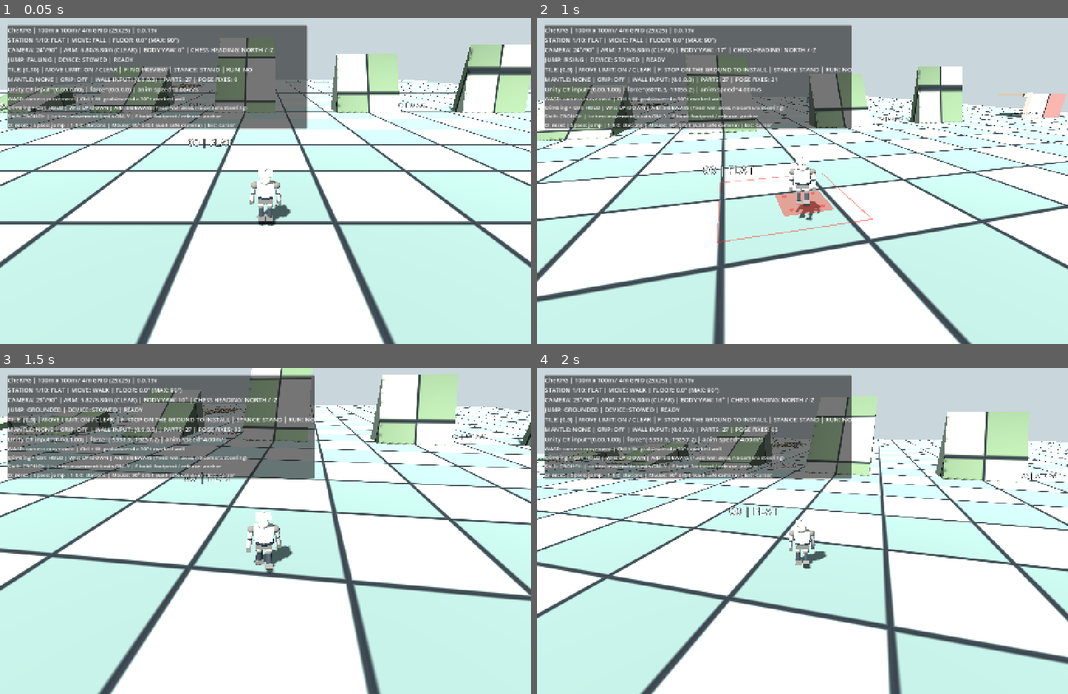
Above: before the commit, frames 1-4 (two rows, left to right).
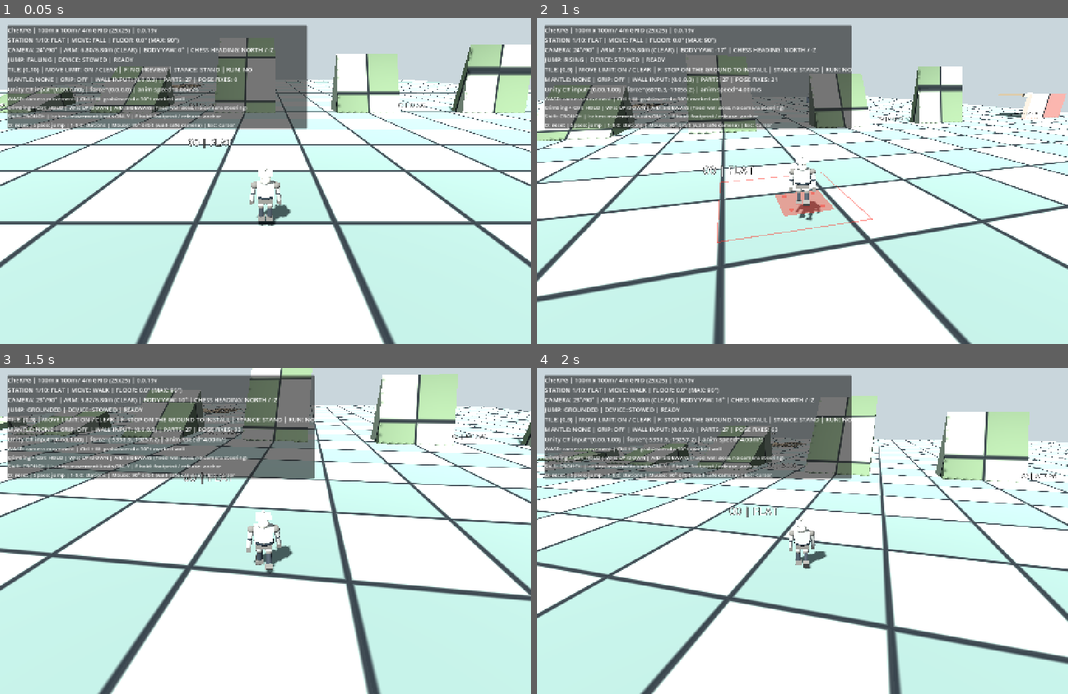
Above: after the commit, the same moments.

Repository: zzunlsj/cherpg
Game: Godot game, scene res://scenes/MotionLab.tscn
Same seed, same stepped clock (60 frames per second), same inputs: the game is played once before the commit and once after it.
Inputs (mouse positions are in pixels of both pictures, inside the frame that each line leads up to):
- Up to frame 1 (0.05 s): no input
- Up to frame 2 (1 s): tap Enter at 0.5 s; move the mouse to (829, 181) at 0.52 s; hold W from 0.53 s (still down); hold F from 0.53 s (still down); click (829, 181) at 0.67 s; tap Space at 0.77 s
- Up to frame 3 (1.5 s): keep holding W; move the mouse to (238, 531) at 1.27 s; release F at 1.28 s; tap O at 1.35 s
- Up to frame 4 (2 s): keep holding W; tap Space at 1.52 s

Frame 1 is identical in both runs. In frame 2, less than 0.1% of the frame differs, in the area x 33-63%, y 47-70%; in frame 3, less than 0.1%; in frame 4, less than 0.1%.

Commit message:
fix(rig): include articulated torso pivot in collision-pose rollback and sync stored waist device by translation only

Diff:
--- a/godot/tests/motion_rotation_lab/scripts/pawn_controller.gd
+++ b/godot/tests/motion_rotation_lab/scripts/pawn_controller.gd
@@ -456,6 +456,7 @@
 	_update_mantle_pose(t,delta)
 	_clamp_anatomical_joints()
 	_apply_terrain_pose(delta)
+	_sync_device_to_rigid_waist(delta)
 	_prevent_part_penetration(delta)
 	current_cell = BOARD_RULES.cell_at(global_position,board_origin)
 	move_state = "MANTLE "+mantle_stage
@@ -756,6 +757,7 @@
 	# Crouch by bending a real spine hinge, never by squashing the Pawn.
 	upper_body_pivot.rotation.x = lerpf(upper_body_pivot.rotation.x,
 		-0.94*crouch_blend, minf(1.0,delta*12.0))
+	_sync_device_to_rigid_waist(delta)
 	_apply_terrain_pose(delta)
 	_apply_surface_tilt(delta)
 	_prevent_part_penetration(delta)
@@ -935,6 +937,15 @@
 	avatar.rotation.z = lerpf(avatar.rotation.z,0.01*sin(gait_clock)*crawl_activity,blend)
 	avatar.position.y = lerpf(avatar.position.y,-0.22*crouch_blend,blend)
 
+func _sync_device_to_rigid_waist(delta: float) -> void:
+	# While stored, the waist apparatus follows the pelvis translation.
+	# It must not inherit squash/stretch transforms from the character.
+	# While anchored, keep it at its installed world-ground reference.
+	if device == null:
+		return
+	var desired: float = avatar.position.y if device.call("phase_name") == "STOWED" else 0.0
+	device.position.y = lerpf(device.position.y,desired,minf(1.0,delta*12.0))
+
 func _clamp_anatomical_joints() -> void:
 	# The shin mesh extends down from its knee pivot. In this rig a
 	# NEGATIVE X knee rotation means bending BACK, toward the heel.
@@ -948,6 +959,7 @@
 		elbow[i].rotation.x = clampf(elbow[i].rotation.x,0.0,1.95)
 	avatar.rotation.x = clampf(avatar.rotation.x,-0.38,0.18)
 	avatar.rotation.z = clampf(avatar.rotation.z,-0.10,0.10)
+	upper_body_pivot.rotation.x = clampf(upper_body_pivot.rotation.x,-1.05,0.25)
 
 
 func _moving_joints() -> Array[Node3D]:
@@ -957,6 +969,7 @@
 	joints.append_array(feet)
 	joints.append_array(shoulder)
 	joints.append_array(elbow)
+	joints.append(upper_body_pivot)
 	return joints
 
 func _record_safe_joint_pose() -> void:
@@ -1148,6 +1161,8 @@
 	capsule_shape.height = STANDING_HEIGHT_M
 	capsule_collider.position.y = STANDING_HEIGHT_M*0.5
 	upper_body_pivot.rotation = Vector3.ZERO # all rigid-body geometry stays original size
+	if device != null:
+		device.position.y = 0.0
 	climbing = false
 	climb_contact_grace = 0.0
 	climb_input = Vector2.ZERO
